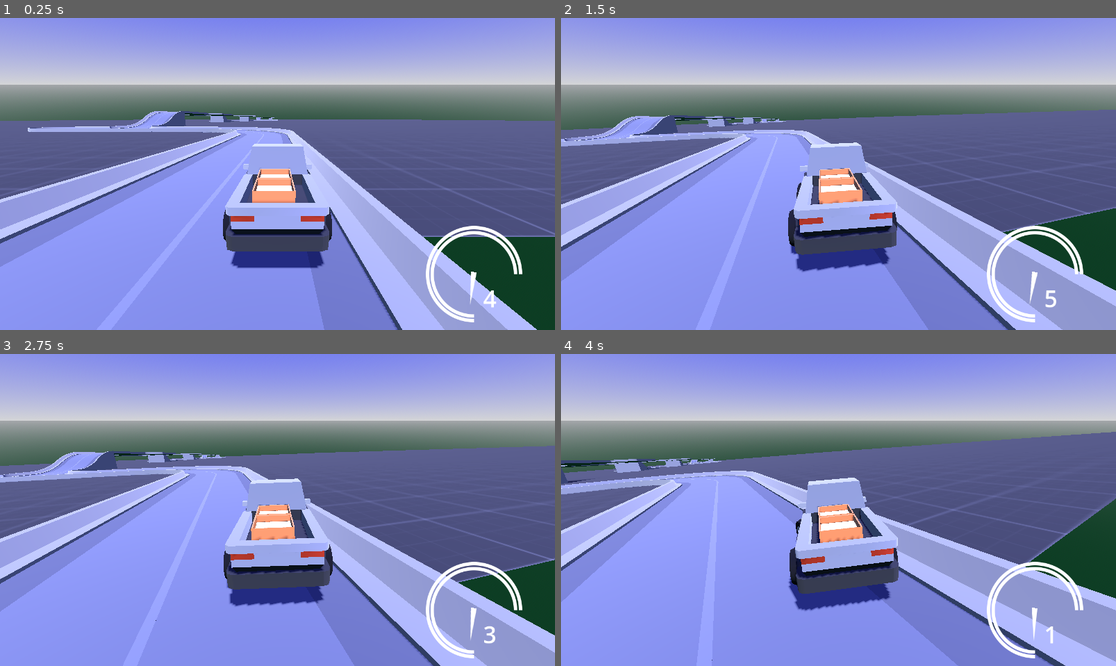
Above: before the commit, frames 1-4 (two rows, left to right).
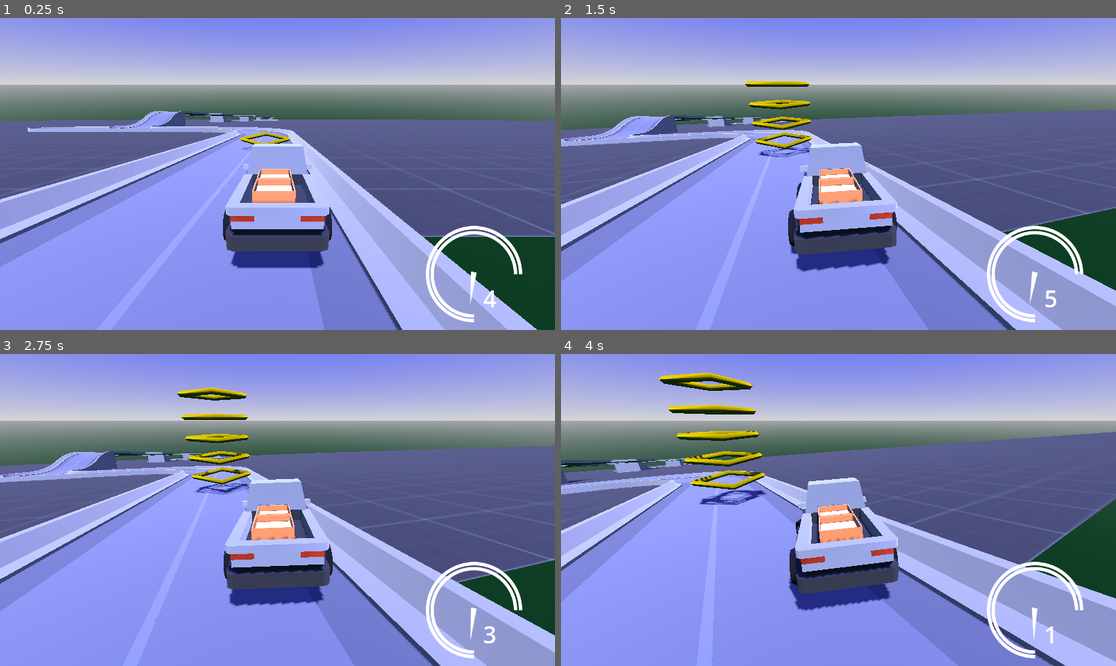
Above: after the commit, the same moments.

Repository: Yngwarr/tofu-delivery-game
Game: Godot game, scene res://scenes/Game.tscn
The game is run twice, just before and just after one commit, with the same random seed, the same clock (stepped at 60 frames per second) and the same inputs.
Inputs:
- Up to frame 1 (0.25 s): no input
- Up to frame 2 (1.5 s): hold D (steer_right) 0.53-1.28 s; tap W (throttle) at 0.6, 1.35 s; hold S (brake) from 1.28 s (still down)
- Up to frame 3 (2.75 s): release S (brake) at 2.03 s; hold D (steer_right) from 2.03 s (still down); tap W (throttle) at 2.1 s
- Up to frame 4 (4 s): tap W (throttle) at 2.85, 3.6 s; release D (steer_right) at 3.53 s; hold A (steer_left) from 3.53 s (still down)

The runs differ from the first frame. In frame 1, 0.2% of the frame differs, in the area x 43-53%, y 36-43%; in frame 2, 1.1%; in frame 3, 1.6%; in frame 4, 2.5%, in the area x 17-37%, y 6-49%.

Commit message:
added check point

Diff:
--- a/scenes/Game.tscn
+++ b/scenes/Game.tscn
@@ -6,6 +6,7 @@
 [ext_resource type="PackedScene" uid="uid://dl1a1tmrmtdls" path="res://scenes/Road.tscn" id="4_mpevo"]
 [ext_resource type="Texture2D" uid="uid://cmj4se5epwa5t" path="res://textures/speedometer.png" id="5_8lsma"]
 [ext_resource type="Texture2D" uid="uid://calurnr5vmja1" path="res://textures/Arrow.png" id="6_6458a"]
+[ext_resource type="PackedScene" uid="uid://n7e5jxettdli" path="res://scenes/check_point.tscn" id="7_b83ti"]
 
 [sub_resource type="WorldBoundaryShape3D" id="WorldBoundaryShape3D_b63vk"]
 plane = Plane(0, 1, 0.15, 0)
@@ -100,3 +101,6 @@
 
 [node name="WorldEnvironment" type="WorldEnvironment" parent="."]
 environment = SubResource("Environment_2sxos")
+
+[node name="CheckPoint" parent="." instance=ExtResource("7_b83ti")]
+transform = Transform3D(1, 0, 0, 0, 1, 0, 0, 0, 1, 1.58816, -2.66536, 19.7286)
--- /dev/null
+++ b/scenes/check_point.tscn
@@ -0,0 +1,27 @@
+[gd_scene load_steps=4 format=3 uid="uid://n7e5jxettdli"]
+
+[sub_resource type="ORMMaterial3D" id="ORMMaterial3D_ornai"]
+vertex_color_use_as_albedo = true
+albedo_color = Color(0.960784, 0.827451, 0, 1)
+
+[sub_resource type="ParticleProcessMaterial" id="ParticleProcessMaterial_2qepo"]
+direction = Vector3(0, 1, 0)
+spread = 0.0
+gravity = Vector3(0, 0, 0)
+initial_velocity_min = 10.0
+initial_velocity_max = 10.0
+
+[sub_resource type="TorusMesh" id="TorusMesh_wlty2"]
+inner_radius = 2.8
+outer_radius = 3.3
+rings = 4
+ring_segments = 4
+
+[node name="CheckPoint" type="GPUParticles3D"]
+material_override = SubResource("ORMMaterial3D_ornai")
+transparency = 0.5
+amount = 5
+speed_scale = 0.5
+visibility_aabb = AABB(-2, -2, -2, 4, 4, 4)
+process_material = SubResource("ParticleProcessMaterial_2qepo")
+draw_pass_1 = SubResource("TorusMesh_wlty2")
Not shown: 1 places in scenes/Game.tscn that only renumber resources
